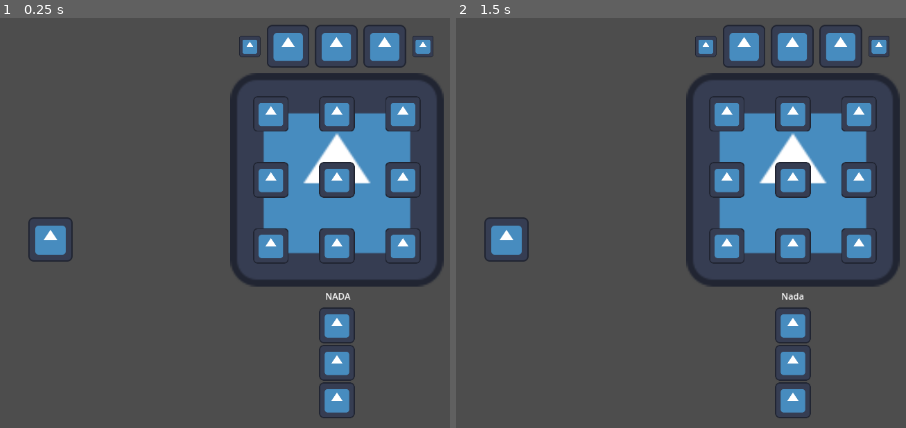
Above: before the commit, frames 1-2 (left to right).
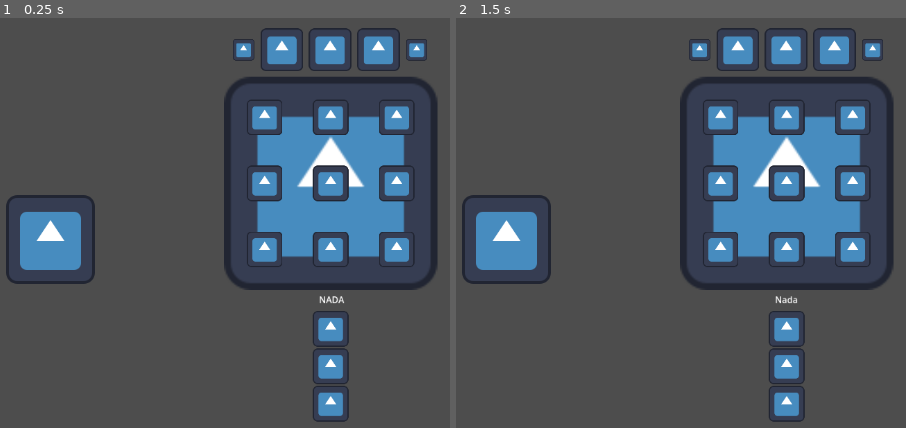
Above: after the commit, the same moments.

Repository: Irozuku/A-Painters-Nightmare-bitCrawlerStudios
Game: Godot game, scene res://scenes/main.tscn
Two runs of this game, one before a commit and one after it. Both use one fixed random seed, a clock stepped at 60 frames per second and the inputs below. The engine's default icon, where the game draws it, is replaced by a stand-in: a white triangle on a blue panel in a dark square.
Inputs (mouse positions are in pixels of both pictures, inside the frame that each line leads up to):
- Up to frame 1 (0.25 s): no input
- Up to frame 2 (1.5 s): tap Enter at 0.5 s; move the mouse to (726, 112) at 0.52 s; press the mouse at (726, 112) at 0.53 s; hold D (right) 0.53-1.28 s; tap Space at 1.25 s; move the mouse to (793, 112) at 1.27 s; release the mouse at (793, 112) at 1.28 s; hold S (down) from 1.28 s (still down); click (793, 112) at 1.35 s

The runs differ from the first frame. In frame 1, 15% of the frame differs, in the area x 1-99%, y 1-99%; in frame 2, 15%.

Commit message:
Refactored Player Node
Created a base Node for entities and also nodes for hitbox and hurtbox

Diff:
--- /dev/null
+++ b/entity/EntityBase.gd
@@ -0,0 +1,23 @@
+extends CharacterBody2D
+
+@export var hp_max: int = 100
+@export var hp: int = hp_max
+@export var defense: int = 0
+
+@export var SPEED: int = 300
+
+@onready var sprite = $Sprite
+@onready var collShape = $CollisionShape2D
+@onready var animPlayer = $AnimationPlayer
+
+func _physics_process(delta):
+	move_and_slide()
+
+func die():
+	queue_free()
+
+
+func _on_hurtbox_area_entered(hitbox):
+	var base_damage = hitbox.damage
+	self.hp -= base_damage
+	print(hitbox.get_parent().name + "'s hitbox toched " + name + "'s hurtbox and dealt " + str(base_damage))
--- /dev/null
+++ b/entity/EntityBase.tscn
@@ -0,0 +1,19 @@
+[gd_scene load_steps=3 format=3 uid="uid://bsctk0uoj5iav"]
+
+[ext_resource type="Script" path="res://entity/EntityBase.gd" id="1_p2tdv"]
+[ext_resource type="PackedScene" uid="uid://cjikt021ms80n" path="res://overlap/Hurtbox.tscn" id="2_fg6kv"]
+
+[node name="EntityBase" type="CharacterBody2D"]
+script = ExtResource("1_p2tdv")
+
+[node name="Sprite" type="Sprite2D" parent="."]
+
+[node name="CollisionShape2D" type="CollisionShape2D" parent="."]
+
+[node name="AnimationPlayer" type="AnimationPlayer" parent="."]
+
+[node name="Hurtbox" parent="." instance=ExtResource("2_fg6kv")]
+
+[connection signal="area_entered" from="Hurtbox" to="." method="_on_hurtbox_area_entered"]
+
+[editable path="Hurtbox"]
--- /dev/null
+++ b/entity/enemy_base.gd
@@ -0,0 +1,7 @@
+extends "res://entity/EntityBase.gd"
+
+func _physics_process(delta):
+	pass
+
+func die():
+	queue_free()
--- /dev/null
+++ b/entity/enemy_base.tscn
@@ -0,0 +1,9 @@
+[gd_scene load_steps=3 format=3 uid="uid://dhw8bmboer45q"]
+
+[ext_resource type="PackedScene" uid="uid://bsctk0uoj5iav" path="res://entity/EntityBase.tscn" id="1_shacb"]
+[ext_resource type="Script" path="res://entity/enemy_base.gd" id="2_hesui"]
+
+[node name="EnemyBase" instance=ExtResource("1_shacb")]
+script = ExtResource("2_hesui")
+
+[editable path="Hurtbox"]
--- /dev/null
+++ b/entity/player.gd
@@ -0,0 +1,13 @@
+extends "res://entity/EntityBase.gd"
+
+# Get the gravity from the project settings to be synced with RigidBody nodes.
+var gravity = ProjectSettings.get_setting("physics/2d/default_gravity")
+
+
+func _physics_process(delta):
+	# Select direction
+	var direction = Input.get_vector("left", "right", "up", "down")
+	# Get velocity
+	velocity = direction * SPEED
+
+	move_and_slide()
--- /dev/null
+++ b/entity/player.tscn
@@ -0,0 +1,13 @@
+[gd_scene load_steps=3 format=3 uid="uid://2mn76wqfxvq2"]
+
+[ext_resource type="PackedScene" uid="uid://bsctk0uoj5iav" path="res://entity/EntityBase.tscn" id="1_626d7"]
+[ext_resource type="Script" path="res://entity/player.gd" id="2_ubl2o"]
+
+[node name="Player" instance=ExtResource("1_626d7")]
+script = ExtResource("2_ubl2o")
+
+[node name="Hurtbox" parent="." index="3"]
+collision_layer = 2
+collision_mask = 4
+
+[editable path="Hurtbox"]
--- /dev/null
+++ b/overlap/Hitbox.gd
@@ -0,0 +1,3 @@
+extends Area2D
+
+@export var damage: int = 10
--- /dev/null
+++ b/overlap/Hitbox.tscn
@@ -0,0 +1,8 @@
+[gd_scene load_steps=2 format=3 uid="uid://dkw2thdhv131u"]
+
+[ext_resource type="Script" path="res://overlap/Hitbox.gd" id="1_t8ope"]
+
+[node name="Hitbox" type="Area2D"]
+script = ExtResource("1_t8ope")
+
+[node name="CollisionShape2D" type="CollisionShape2D" parent="."]
--- /dev/null
+++ b/overlap/Hurtbox.tscn
@@ -0,0 +1,5 @@
+[gd_scene format=3 uid="uid://cjikt021ms80n"]
+
+[node name="Hurtbox" type="Area2D"]
+
+[node name="CollisionShape2D" type="CollisionShape2D" parent="."]
--- a/project.godot
+++ b/project.godot
@@ -42,3 +42,10 @@
 "events": [Object(InputEventMouseButton,"resource_local_to_scene":false,"resource_name":"","device":-1,"window_id":0,"a …(257 unchanged characters)…
 ]
 }
+
+[layer_names]
+
+2d_physics/layer_1="Environment"
+2d_physics/layer_2="Player"
+2d_physics/layer_3="Enemy"
+2d_physics/layer_4="Projectile"
--- a/scenes/main.tscn
+++ b/scenes/main.tscn
@@ -1,16 +1,37 @@
-[gd_scene load_steps=3 format=3 uid="uid://cd1nndfdodm00"]
+[gd_scene load_steps=6 format=3 uid="uid://cd1nndfdodm00"]
 
-[ext_resource type="PackedScene" uid="uid://cdpy0wgc2r7dc" path="res://scenes/player.tscn" id="1_ei826"]
 [ext_resource type="PackedScene" uid="uid://ipscaqabriwe" path="res://scenes/grid.tscn" id="2_phdx0"]
+[ext_resource type="PackedScene" uid="uid://2mn76wqfxvq2" path="res://entity/player.tscn" id="3_mpe3j"]
+[ext_resource type="Texture2D" uid="uid://drp4ge6v2l5uv" path="res://icon.svg" id="4_pkqpc"]
+
+[sub_resource type="RectangleShape2D" id="RectangleShape2D_yywdo"]
+size = Vector2(100, 100)
+
+[sub_resource type="RectangleShape2D" id="RectangleShape2D_ty07w"]
+size = Vector2(128, 128)
 
 [node name="Main" type="Node2D"]
 position = Vector2(2, 5)
 
-[node name="Player" parent="." instance=ExtResource("1_ei826")]
-position = Vector2(416, 282)
+[node name="Player" parent="." instance=ExtResource("3_mpe3j")]
+position = Vector2(574, 319)
+
+[node name="Sprite" parent="Player" index="0"]
+texture = ExtResource("4_pkqpc")
+
+[node name="CollisionShape2D" parent="Player" index="1"]
+shape = SubResource("RectangleShape2D_yywdo")
+debug_color = Color(0.843137, 0.247059, 0.72549, 0.419608)
+
+[node name="CollisionShape2D" parent="Player/Hurtbox" index="0"]
+shape = SubResource("RectangleShape2D_ty07w")
+debug_color = Color(0, 0.647059, 0.235294, 0.419608)
 
 [node name="Camera2D" type="Camera2D" parent="Player"]
 
 [node name="Grid" parent="Player" instance=ExtResource("2_phdx0")]
-position = Vector2(413, -86)
+position = Vector2(404, -81)
 scale = Vector2(0.8, 0.8)
+
+[editable path="Player"]
+[editable path="Player/Hurtbox"]
--- a/scenes/player.gd
+++ /dev/null
@@ -1,13 +0,0 @@
-extends CharacterBody2D
-
-
-const SPEED = 500.0
-
-
-func _physics_process(delta):
-	# Select direction
-	var direction = Input.get_vector("left", "right", "up", "down")
-	# Get velocity
-	velocity = direction * SPEED
-
-	move_and_slide()
--- a/scenes/player.tscn
+++ /dev/null
@@ -1,18 +0,0 @@
-[gd_scene load_steps=4 format=3 uid="uid://cdpy0wgc2r7dc"]
-
-[ext_resource type="Texture2D" uid="uid://drp4ge6v2l5uv" path="res://icon.svg" id="1_8r8ib"]
-[ext_resource type="Script" path="res://scenes/player.gd" id="1_s3i1o"]
-
-[sub_resource type="RectangleShape2D" id="RectangleShape2D_4x6tn"]
-size = Vector2(130, 126)
-
-[node name="Player" type="CharacterBody2D"]
-script = ExtResource("1_s3i1o")
-
-[node name="Sprite2D" type="Sprite2D" parent="."]
-scale = Vector2(0.5, 0.5)
-texture = ExtResource("1_8r8ib")
-
-[node name="CollisionShape2D" type="CollisionShape2D" parent="."]
-scale = Vector2(0.5, 0.5)
-shape = SubResource("RectangleShape2D_4x6tn")
